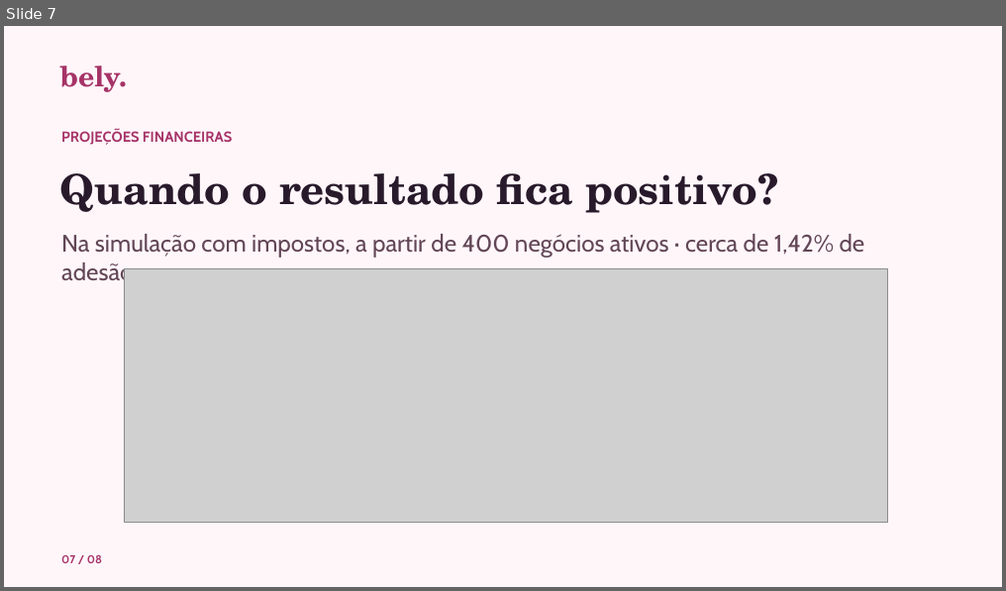
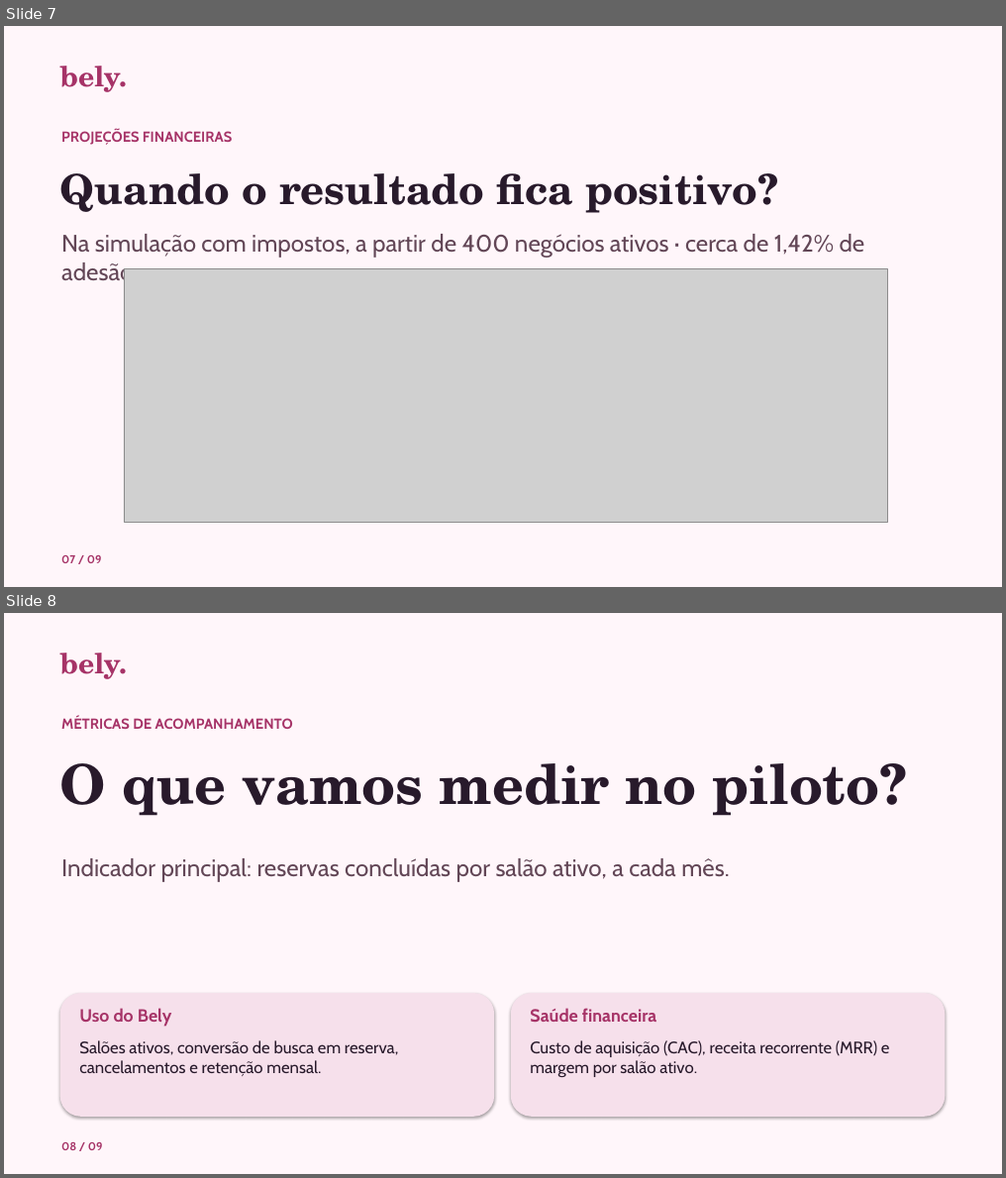
Before and after one commit to camilalordelo1/bely, a slide deck: bely-pitch.pptx. Shown one above the other, each under a label of ours: slide 7 before the commit, slides 7 and 8 after it. The pictures are 1006x591 and 1006x1178 pixels, drawn with LibreOffice and Linux fonts; fonts in the diff are those of the drawing; grey boxes stand for pictures. Boxes give left, top, right and bottom in pixels: in the first picture for what was removed or moved away, otherwise in the second. Text is boxed around its words. In the diff, an @@ line names an element or a change of style, - is before the commit and + after.

```diff
--- a/bely-pitch.pptx
+++ b/bely-pitch.pptx
@@ slide 8 added at bbox=[4, 613, 1002, 1174], background #FFF6FA @@
@@ text added at bbox=[60, 653, 127, 679], 27 pt, text #A63367, bold @@
+bely.
@@ text added at bbox=[61, 716, 293, 729], 14 pt, text #A63367, bold @@
+MÉTRICAS DE ACOMPANHAMENTO
@@ text added at bbox=[60, 763, 907, 816], 53 pt, text #281A2B, bold @@
+O que vamos medir no piloto?
@@ text added at bbox=[61, 859, 729, 882], 23 pt, text #624656 @@
+Indicador principal: reservas concluídas por salão ativo, a cada mês.
@@ rounded rectangle added at bbox=[60, 993, 494, 1117], fill #F6E0EB @@
@@ rounded rectangle added at bbox=[511, 993, 945, 1117], fill #F6E0EB @@
@@ text added at bbox=[79, 1008, 172, 1027], 17 pt, text #A63367, bold @@
+Uso do Bely
@@ text added at bbox=[530, 1008, 656, 1022], 17 pt, text #A63367, bold @@
+Saúde financeira
@@ text added at bbox=[79, 1041, 398, 1076], 16 pt, text #281A2B @@
+Salões ativos, conversão de busca em reserva, cancelamentos e retenção mensal.
@@ text added at bbox=[530, 1041, 890, 1077], 16 pt, text #281A2B @@
+Custo de aquisição (CAC), receita recorrente (MRR) e margem por salão ativo.
@@ text added at bbox=[61, 1143, 103, 1151], 11 pt, text #A63367, bold @@
+08 / 09
@@ slide 7 changed as well @@
@@ text at bbox=[61, 556, 102, 564]: text changed @@
-07 / 08
+07 / 09
```
Also in this commit, not shown: 7 other slides changed, 2 other files.
